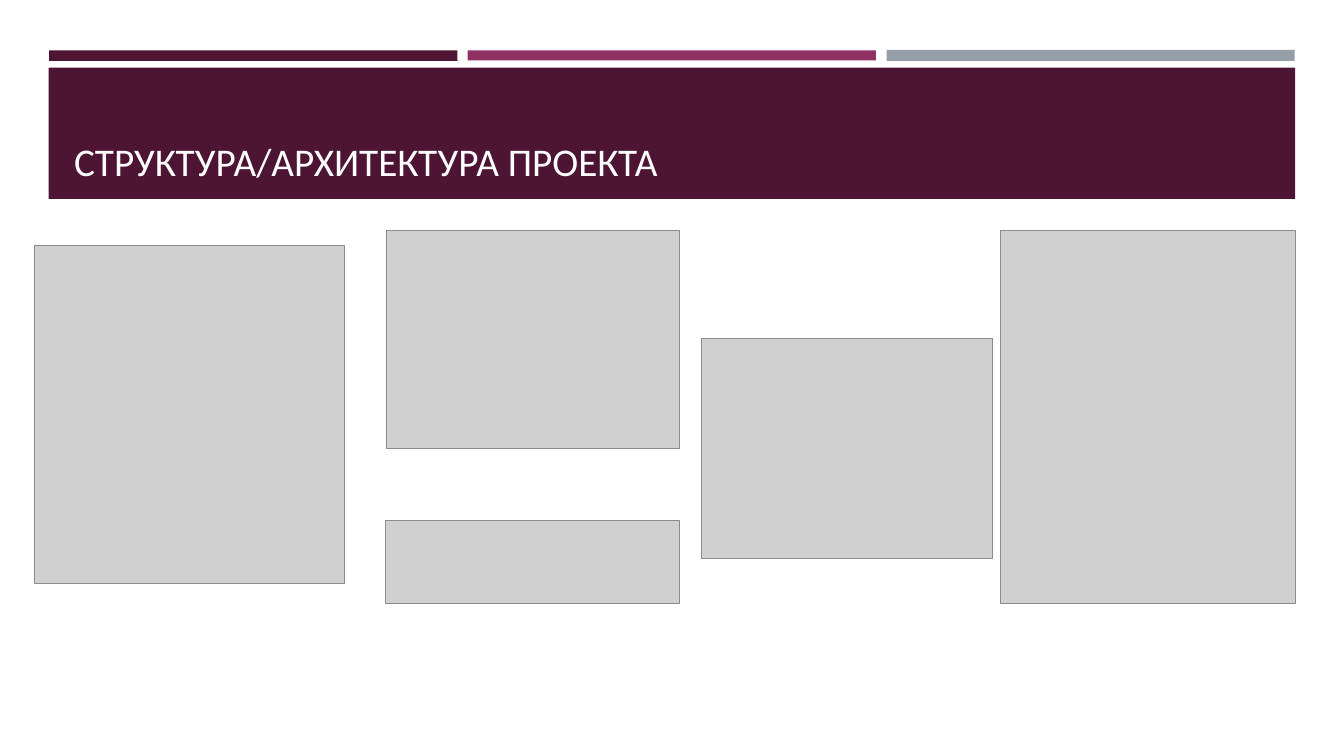
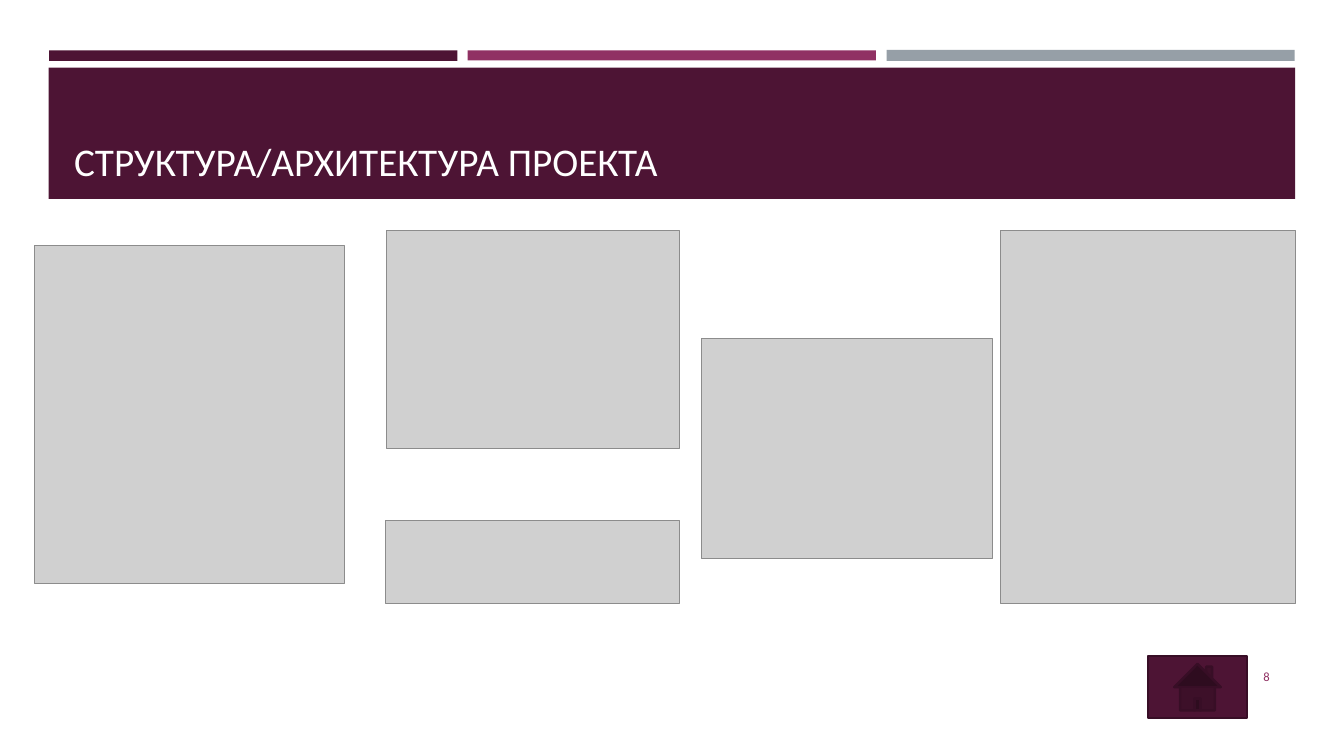
Before and after one commit to von1001/Hotels_NJS, a slide deck: slide 8 of Hotels.pptx. Drawn at 1344x756 pixels with LibreOffice and Linux fonts; fonts in the diff are those of the drawing; grey boxes stand for pictures. Boxes give left, top, right and bottom in pixels: in the first picture for what was removed or moved away, otherwise in the second. Text is boxed around its words. In the diff, an @@ line names an element or a change of style, - is before the commit and + after.

```diff
--- a/Hotels.pptx
+++ b/Hotels.pptx
@@ action button home added at bbox=[1148, 656, 1247, 719], fill #4D1434, outline #390F26 1.75 pt @@
@@ page number added at bbox=[1263, 672, 1269, 681], 9 pt, text #903163 @@
+8
```
Also in this commit, not shown: 9 other slides changed, 1 slide added, 1 slide removed, 16 other files.
